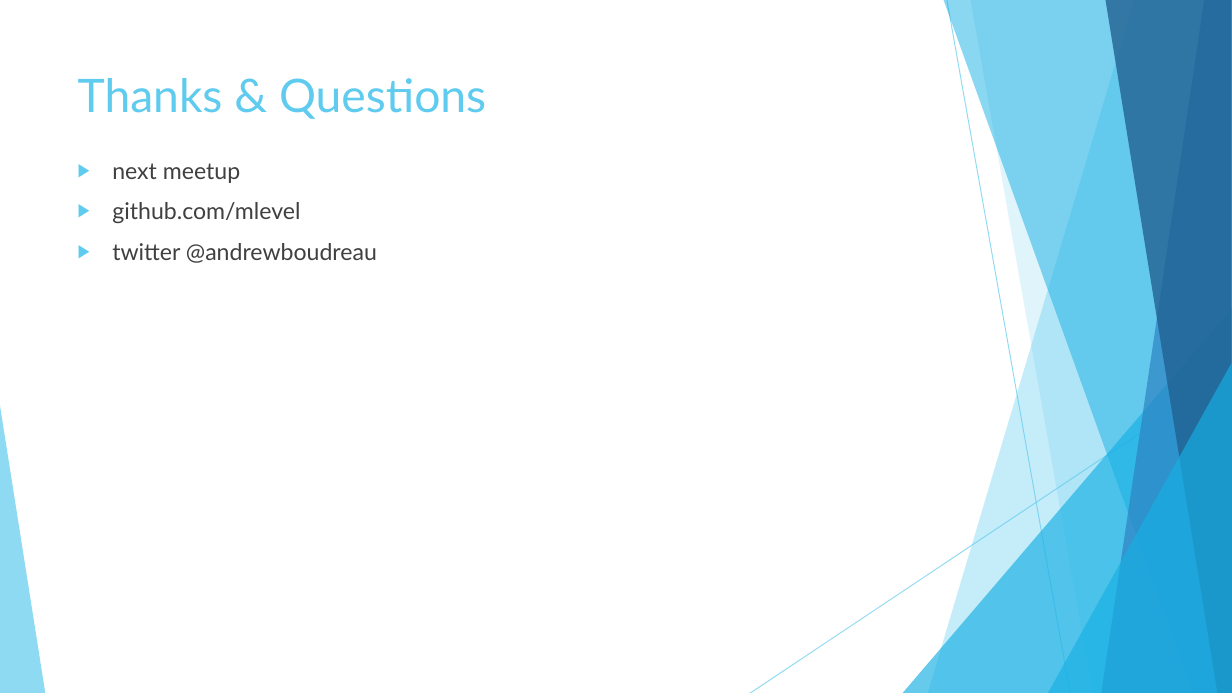
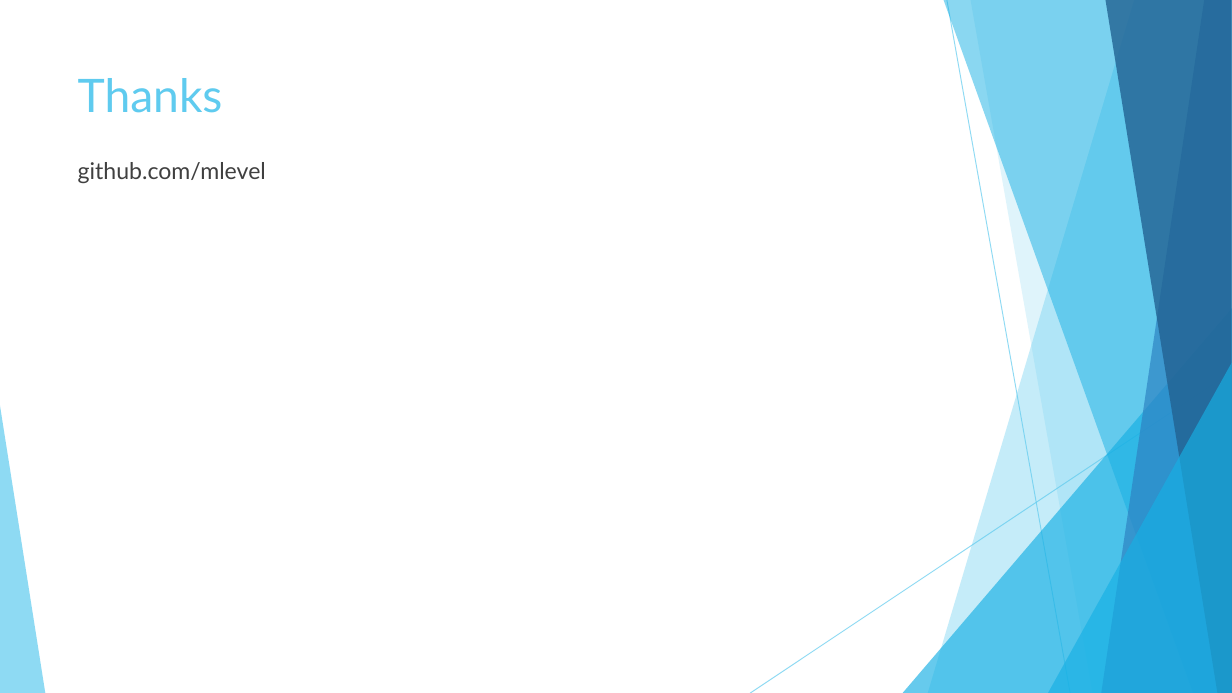
Before and after one commit to andrewboudreau/Leaderboard, a slide deck: slide 10 of Unity 3D and Azure.pptx (slide 12 before the commit). Drawn at 1232x693 pixels with LibreOffice and Linux fonts; fonts in the diff are those of the drawing. Boxes give left, top, right and bottom in pixels: in the first picture for what was removed or moved away, otherwise in the second. Text is boxed around its words. In the diff, an @@ line names an element or a change of style, - is before the commit and + after.

```diff
--- a/Unity 3D and Azure.pptx
+++ b/Unity 3D and Azure.pptx
@@ title at [78,78,223,113]: text changed @@
-Thanks & Questions
+Thanks
@@ text "github.com/mlevel" at [78,162,266,183]: bullet ▶ to none @@
@@ text at [112,163,240,183]: paragraph removed @@
-▶ next meetup
@@ text at [112,243,377,263]: paragraph removed @@
-▶ twitter @andrewboudreau
```
Also in this commit, not shown: 4 other slides changed, 2 slides added, 1 slide removed.
